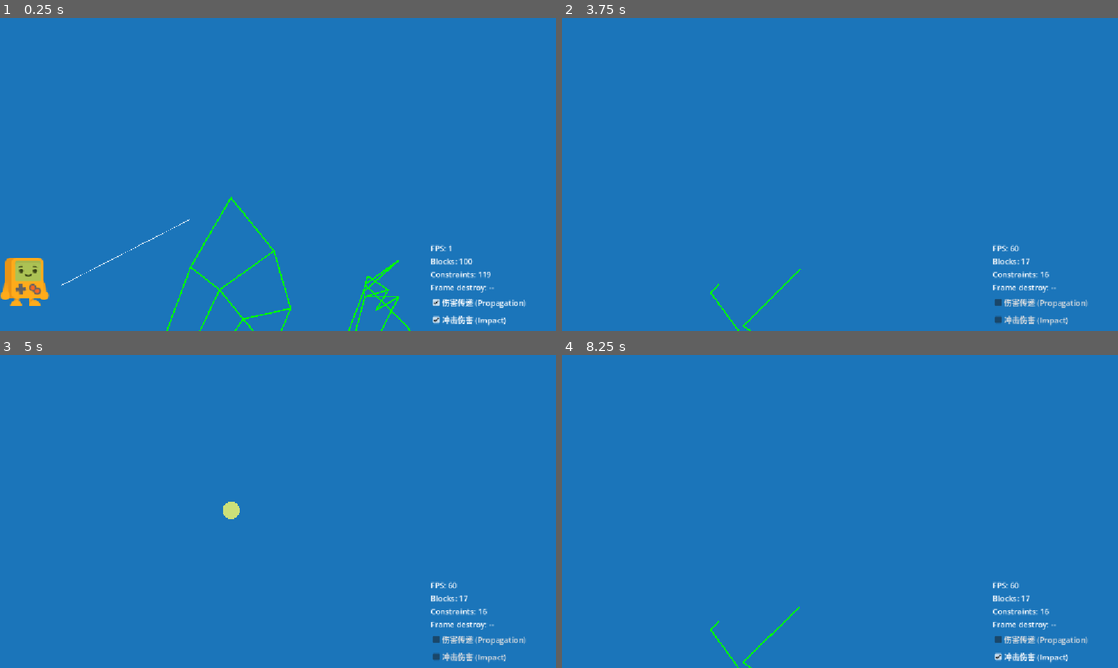
Above: before the commit, frames 1-4 (two rows, left to right).
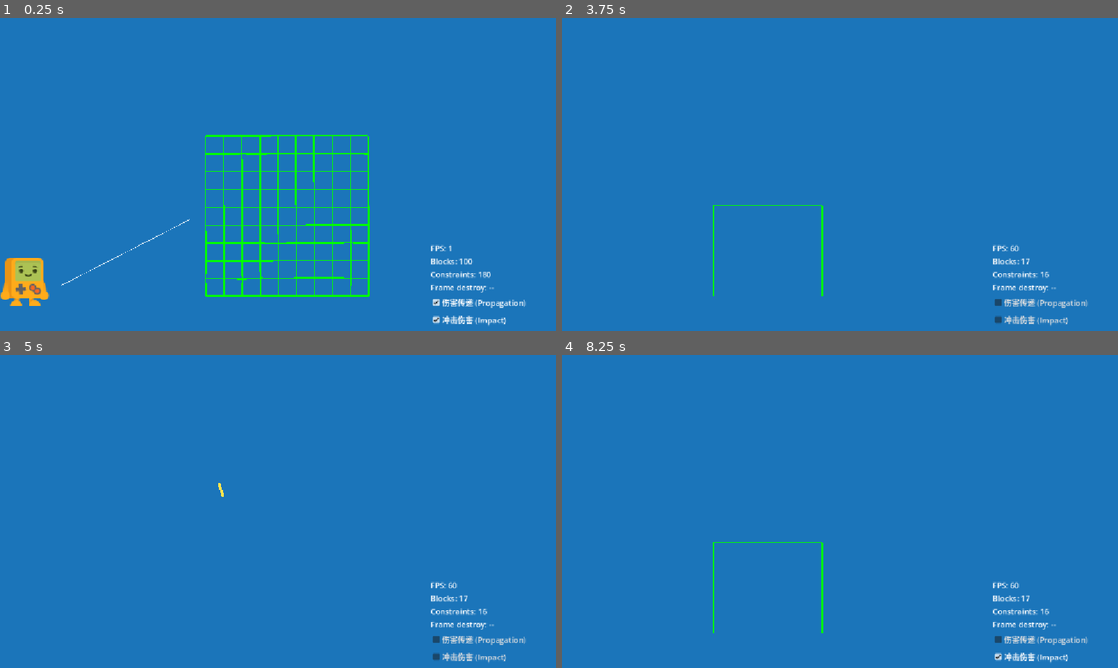
Above: after the commit, the same moments.

Repository: xuxiao305/Godot001
Game: Godot game, scene res://Scenes/Prototypes/Destruction/destruction_demo.tscn
Two runs of this game, one before a commit and one after it. Both use one fixed random seed, a clock stepped at 60 frames per second and the inputs below. This scene is started directly instead of the project's main scene.
Inputs (mouse positions are in pixels of both pictures, inside the frame that each line leads up to):
- Up to frame 1 (0.25 s): no input
- Up to frame 2 (3.75 s): tap Enter at 0.5 s; move the mouse to (962, 158) at 0.52 s; hold D (Right) 0.53-1.25 s; click (962, 158) at 0.6 s; tap Space (Jump) at 0.77 s; drag from (728, 190) to (812, 237) at 1.27 s; click "伤害传递 (Propagation)" at 2 s; click "冲击伤害 (Impact)" at 2.75 s; tap R (Reset) at 3.5 s; move the mouse to (895, 105) at 3.52 s; hold D (Right) from 3.53 s (still down); hold 2 (Scene2) from 3.53 s (still down)
- Up to frame 3 (5 s): release D (Right) at 4.25 s; release 2 (Scene2) at 4.25 s; drag from (250, 574) to (111, 464) at 4.27 s
- Up to frame 4 (8.25 s): move the mouse to (1006, 558) at 5.02 s; hold A (Left) 5.03-5.75 s; hold Q (SpawnEffect) 5.03-5.75 s; tap Space (Jump) at 5.27 s; drag from (673, 464) to (756, 433) at 5.77 s; tap R (Reset) at 6.5, 7.25, 8 s; move the mouse to (867, 511) at 6.52 s; hold A (Left) 6.53-7.25 s; click (867, 511) at 6.6 s; drag from (756, 433) to (728, 527) at 7.27 s; move the mouse to (962, 495) at 8.02 s; hold D (Right) from 8.03 s (still down); hold 2 (Scene2) from 8.03 s (still down)

The runs differ from the first frame. In frame 1, 3.1% of the frame differs, in the area x 29-89%, y 37-100%; in frame 2, 0.3%; in frame 3, 0.2%; in frame 4, 0.3%.

Commit message:
fix(destruction): correct structure orientation + Block-only impact filter
Three issues blocked v1 F6 verification:

1. Structures were built upside-down. Godot 2D +y is DOWN; wall_builder
   used row*block_size, stacking rows INTO the ground plane (10x10 wall
   extended to y=225 with ground top at y=30, ~195 px deep overlap →
   physics explosion). Now -row*block_size, row=0 sits above ground.

2. house wall/floor geometry overlap. Walls at x=±87.5 with 8-wide
   floors spanning the same range → endpoint blocks shared positions.
   Walls moved to x=±112.5, floors fit inside cleanly. Walls raised
   to 7 high so roof at row 6 stays anchored.

3. ImpactWatcher fired on any RigidBody2D, not Block-Block only.
   spec §4.3 specifies impact damage is Block-Block; the broader filter
   meant projectile hits double-tapped damage on top of RadialDamage.
   Now filters via 'other is Block'.

Bonus: B-key debug spawn (spec T6) gets mass=5.0 (default 0.00625 was
~800x too light to cross impact_threshold=2) and a red Polygon2D child
for visibility (Blocks have no sprite; only Constraint lines render).

Refs: docs/2026-05-24-destruction-prototype-design.md §4.1 §4.3 §5.1 T6

Co-Authored-By: Claude Opus 4.7 (1M context) <noreply@anthropic.com>

Diff:
--- a/Scripts/Prototypes/Destruction/block.gd
+++ b/Scripts/Prototypes/Destruction/block.gd
@@ -48,7 +48,9 @@
 		return
 	for i in state.get_contact_count():
 		var other = state.get_contact_collider_object(i)
-		if not (other is RigidBody2D):
+		# spec §4.3: impact damage is Block↔Block only. Exclude projectile / player /
+		# world contacts (otherwise weapon hits would double-tap damage).
+		if not (other is Block):
 			continue
 		# Prevent double-counting: only process pairs where self.instance_id < other.instance_id
 		if self.get_instance_id() >= other.get_instance_id():
--- a/Scripts/Prototypes/Destruction/destruction_demo.gd
+++ b/Scripts/Prototypes/Destruction/destruction_demo.gd
@@ -52,10 +52,20 @@
 		_spawn_falling_block()
 
 func _spawn_falling_block() -> void:
+	# Debug projectile: heavy + visible so impact damage chain (spec T6) can be observed.
+	# Wall blocks have no sprite (visualizer only draws Constraint lines), so we add
+	# a red square Polygon2D child to track where this spawn block goes.
 	var spawn_pos := Vector2(0, -400)
 	var b := BlockFactoryKlass.create(pipeline, spawn_pos, 25.0, impact, 200.0)
 	b.name = "FallingBlock"
+	b.mass = 5.0  # ~800× default, momentum on landing well above impact_threshold=2
+	var viz := Polygon2D.new()
+	var s := 12.5
+	viz.polygon = PackedVector2Array([Vector2(-s, -s), Vector2(s, -s), Vector2(s, s), Vector2(-s, s)])
+	viz.color = Color(1.0, 0.2, 0.2, 0.85)
+	b.add_child(viz)
 	structure_holder.add_child(b)
+	print("[demo] FallingBlock spawned at %s, mass=%.2f" % [spawn_pos, b.mass])
 
 func _physics_process(_dt: float) -> void:
 	pipeline.dispatch_damage_events()
--- a/Scripts/Prototypes/Destruction/wall_builder.gd
+++ b/Scripts/Prototypes/Destruction/wall_builder.gd
@@ -40,46 +40,46 @@
 	queue_free()
 
 func _build_grid(grid, pipeline, impact) -> void:
-	# 10x10 brick wall, origin at top-left
+	# 10x10 brick wall. Godot 2D: +y is DOWN, so row=0 sits at y=0 (bottom)
+	# and rows stack UP via -y. Demo's ground top sits at y=30 → row=0 bottom
+	# edge at y=12.5 has ~17 px clearance.
 	for row in 10:
 		for col in 10:
-			var pos := Vector2(col * block_size, row * block_size)
+			var pos := Vector2(col * block_size, -row * block_size)
 			var b := BlockFactoryKlass.create(pipeline, pos, block_size, impact, block_health)
 			b.name = "Block_%d_%d" % [row, col]
 			grid.add_child(b)
 
 func _build_arch(grid, pipeline, impact) -> void:
-	# Left pillar: 1x5
+	# Left/right pillars 5 high, stacking UP (-y). Beam 7 wide sits at row 5 (one above pillar tops).
 	for row in 5:
-		var b := BlockFactoryKlass.create(pipeline, Vector2(-75, row * block_size), block_size, impact, block_health)
-		b.name = "PillarL_%d" % row
-		grid.add_child(b)
-	# Right pillar: 1x5
-	for row in 5:
-		var b := BlockFactoryKlass.create(pipeline, Vector2(75, row * block_size), block_size, impact, block_health)
-		b.name = "PillarR_%d" % row
-		grid.add_child(b)
-	# Beam: 7x1, sitting on top of pillars (row 5)
+		var bl := BlockFactoryKlass.create(pipeline, Vector2(-75, -row * block_size), block_size, impact, block_health)
+		bl.name = "PillarL_%d" % row
+		grid.add_child(bl)
+		var br := BlockFactoryKlass.create(pipeline, Vector2(75, -row * block_size), block_size, impact, block_health)
+		br.name = "PillarR_%d" % row
+		grid.add_child(br)
 	for col in 7:
-		var b := BlockFactoryKlass.create(pipeline, Vector2((-75 + col * block_size), 5 * block_size), block_size, impact, block_health)
+		var b := BlockFactoryKlass.create(pipeline, Vector2(-75 + col * block_size, -5 * block_size), block_size, impact, block_health)
 		b.name = "Beam_%d" % col
 		grid.add_child(b)
 
 func _build_house(grid, pipeline, impact) -> void:
-	# Left wall: 1x6
-	for row in 6:
-		var b := BlockFactoryKlass.create(pipeline, Vector2(-87.5, row * block_size), block_size, impact, block_health)
-		b.name = "WallL_%d" % row
-		grid.add_child(b)
-	# Right wall: 1x6
-	for row in 6:
-		var b := BlockFactoryKlass.create(pipeline, Vector2(87.5, row * block_size), block_size, impact, block_health)
-		b.name = "WallR_%d" % row
-		grid.add_child(b)
-	# 3 floors + roof: each 8x1
-	for floor_idx in 4:
-		var y := floor_idx * 2 * block_size + block_size  # 1,3,5,7 * block_size
+	# Walls at x=±112.5 (9 block_size apart center-to-center) so floors fit INSIDE without overlap.
+	# Walls 7 high so roof at row 6 connects via wall_row_6.
+	# Floors 8 wide at x = -87.5 .. +87.5 (cols 0-7), heights stagger with wall rows.
+	for row in 7:
+		var bl := BlockFactoryKlass.create(pipeline, Vector2(-112.5, -row * block_size), block_size, impact, block_health)
+		bl.name = "WallL_%d" % row
+		grid.add_child(bl)
+		var br := BlockFactoryKlass.create(pipeline, Vector2(112.5, -row * block_size), block_size, impact, block_health)
+		br.name = "WallR_%d" % row
+		grid.add_child(br)
+	# floor 0 / 1 / 2 anchor to wall rows 1 / 3 / 5; roof anchors to wall row 6.
+	var floor_rows := [1, 3, 5, 6]
+	for floor_idx in floor_rows.size():
+		var y: float = -float(floor_rows[floor_idx]) * block_size
 		for col in 8:
-			var b := BlockFactoryKlass.create(pipeline, Vector2((-87.5 + col * block_size), y), block_size, impact, block_health)
+			var b := BlockFactoryKlass.create(pipeline, Vector2(-87.5 + col * block_size, y), block_size, impact, block_health)
 			b.name = "Floor%d_%d" % [floor_idx, col]
 			grid.add_child(b)
